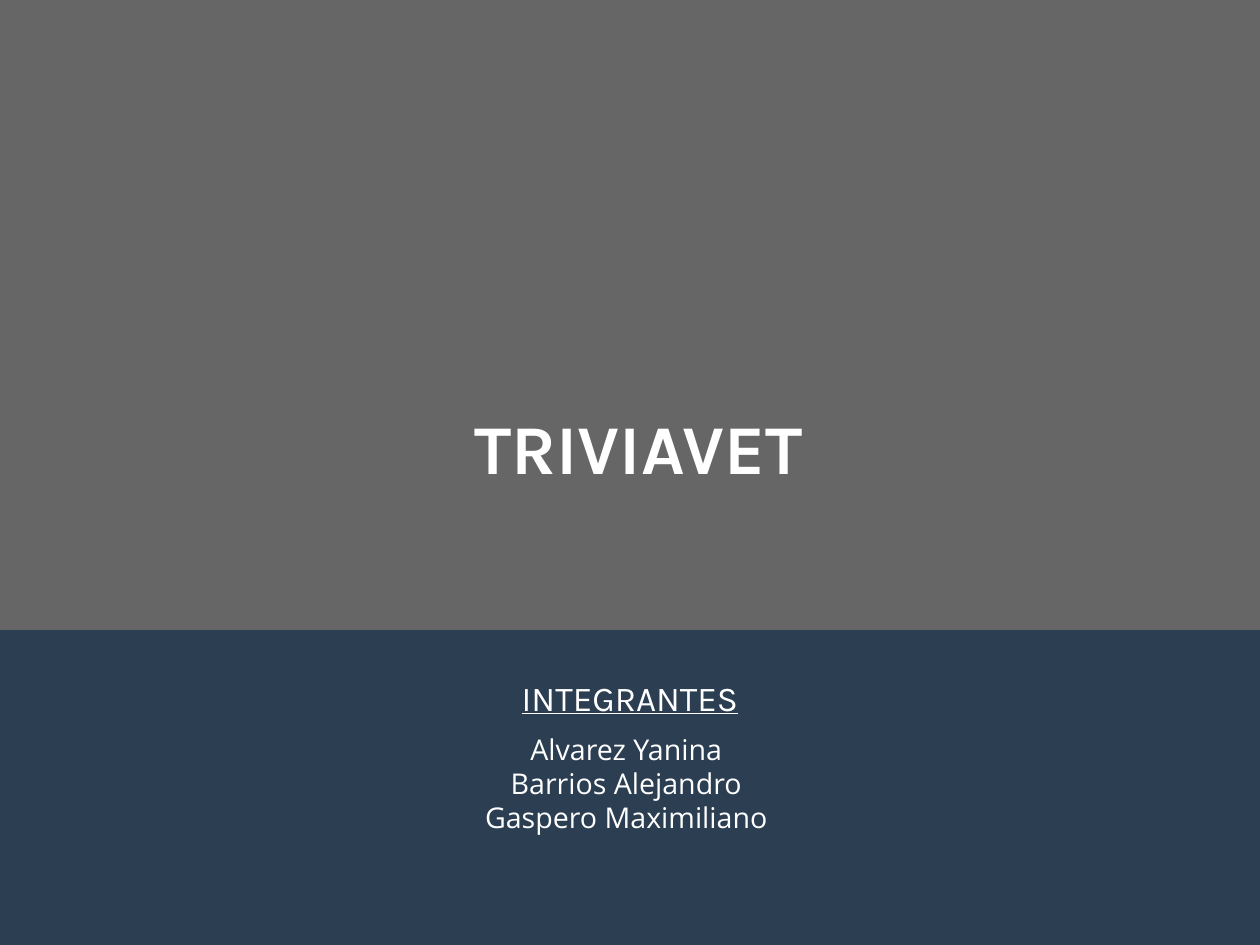
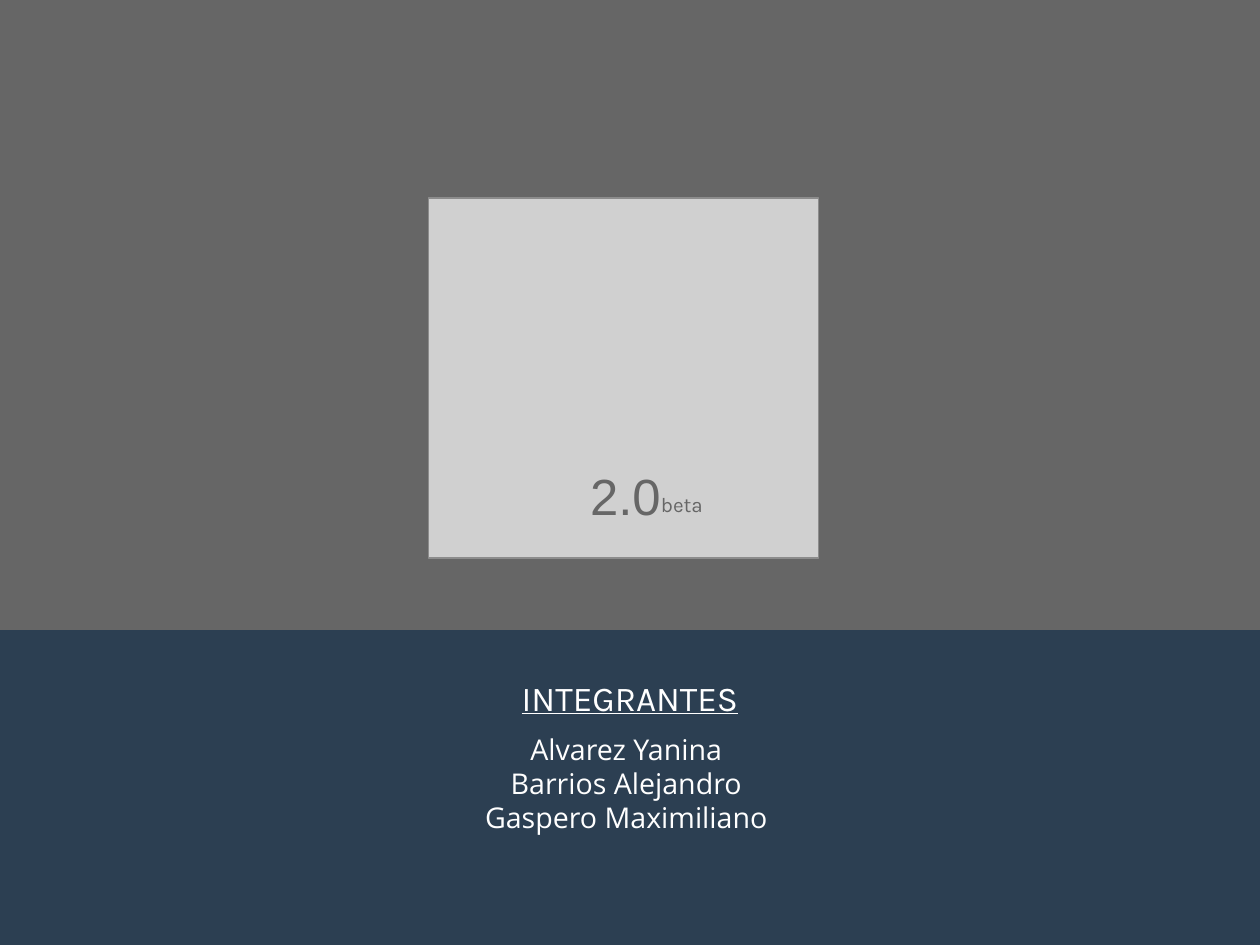
Before and after one commit to alejandrobarrios/proyecto_analisis, a slide deck: slide 1 of PresentacionTriviaVet2.odp. Drawn at 1260x945 pixels with LibreOffice and Linux fonts; fonts in the diff are those of the drawing; grey boxes stand for pictures. Boxes give left, top, right and bottom in pixels: in the first picture for what was removed or moved away, otherwise in the second. Text is boxed around its words. In the diff, an @@ line names an element or a change of style, - is before the commit and + after.

```diff
--- a/PresentacionTriviaVet2.odp
+++ b/PresentacionTriviaVet2.odp
@@ picture added at box(429, 198, 819, 558) @@
@@ title removed at box(475, 428, 803, 474) @@
-TRIVIAVET
@@ text added at box(590, 479, 661, 516), 32 pt, text #666666 @@
+2.0
@@ text added at box(661, 498, 703, 512), 13 pt, text #666666 @@
+beta
```
Also in this commit, not shown: 2 other slides changed, 1 slide added, 2 other files.
